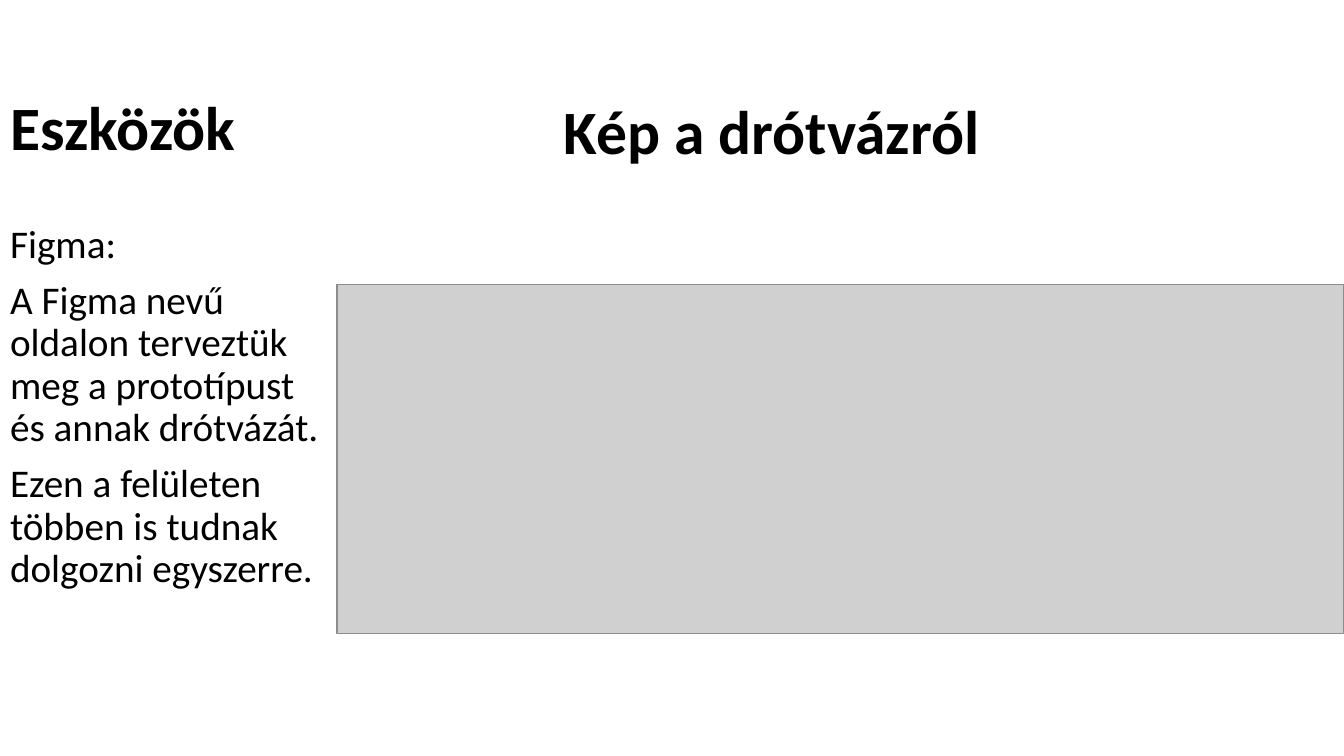
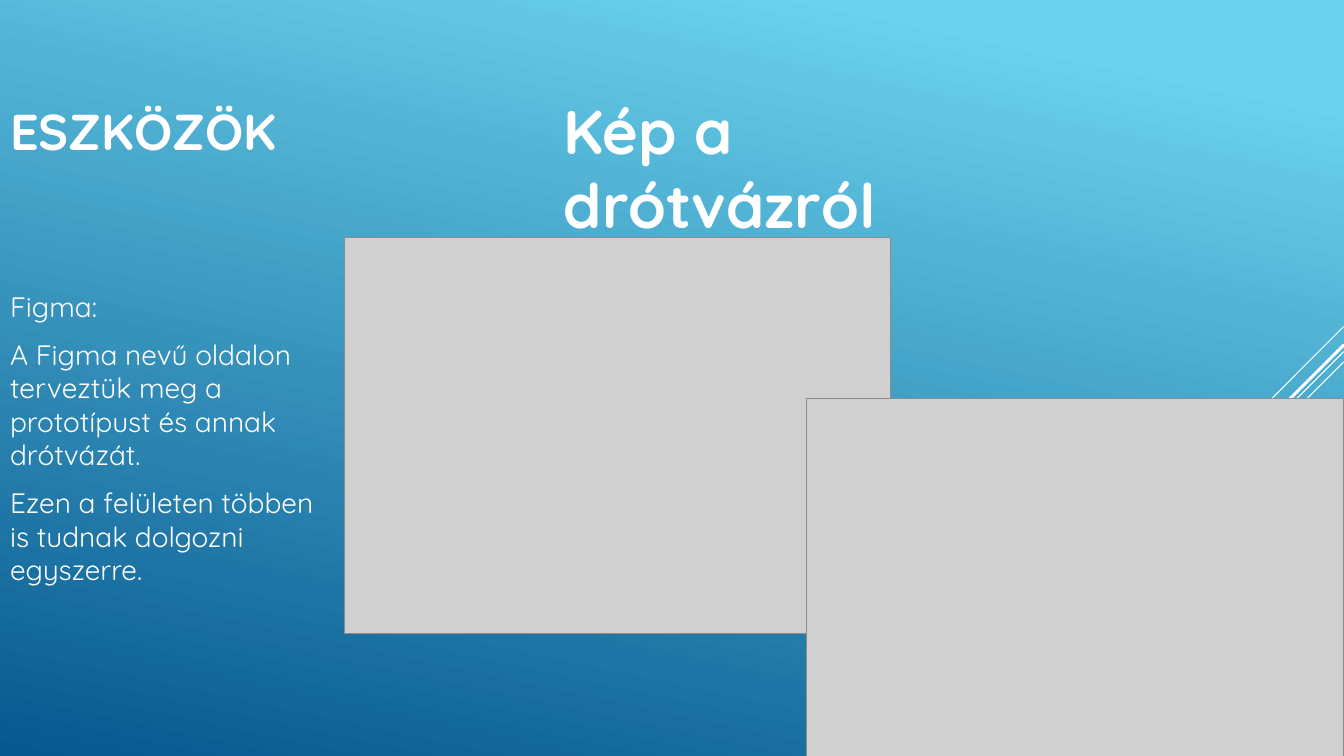
Before and after one commit to Bencee130/Quiz, a slide deck: slide 8 of Quiz bemutató.pptx. Drawn at 1344x756 pixels with LibreOffice and Linux fonts; fonts in the diff are those of the drawing; grey boxes stand for pictures. Boxes give left, top, right and bottom in pixels: in the first picture for what was removed or moved away, otherwise in the second. Text is boxed around its words. In the diff, an @@ line names an element or a change of style, - is before the commit and + after.

```diff
--- a/Quiz bemutató.pptx
+++ b/Quiz bemutató.pptx
@@ background #FFFFFF to gradient #6ED2EB to #06588E @@
@@ text "Kép a drótvázról" at [564, 107, 876, 244]: font Calibri to Quicksand, text colour #000000 to #FFFFFF @@
@@ title at [10, 106, 277, 151]: text changed; size 44 to 36 pt; font Calibri to Quicksand; text colour #000000 to #FFFFFF @@
-Eszközök
+ESZKÖZÖK
@@ text "Figma:" at [10, 297, 313, 586]: size 28 to 20 pt, font Calibri to Quicksand, text colour #000000 to #FFFFFF; line spacing 0.9 to 1; vertical alignment top to middle @@
@@ picture: place and size @@
-picture at [337, 284, 1344, 633]
+picture at [345, 238, 891, 634]
@@ group added at [1015, 327, 1344, 681]: 4 lines @@
@@ picture added at [807, 398, 1344, 756] @@
```
Also in this commit, not shown: 11 other slides changed, 1 other file.
